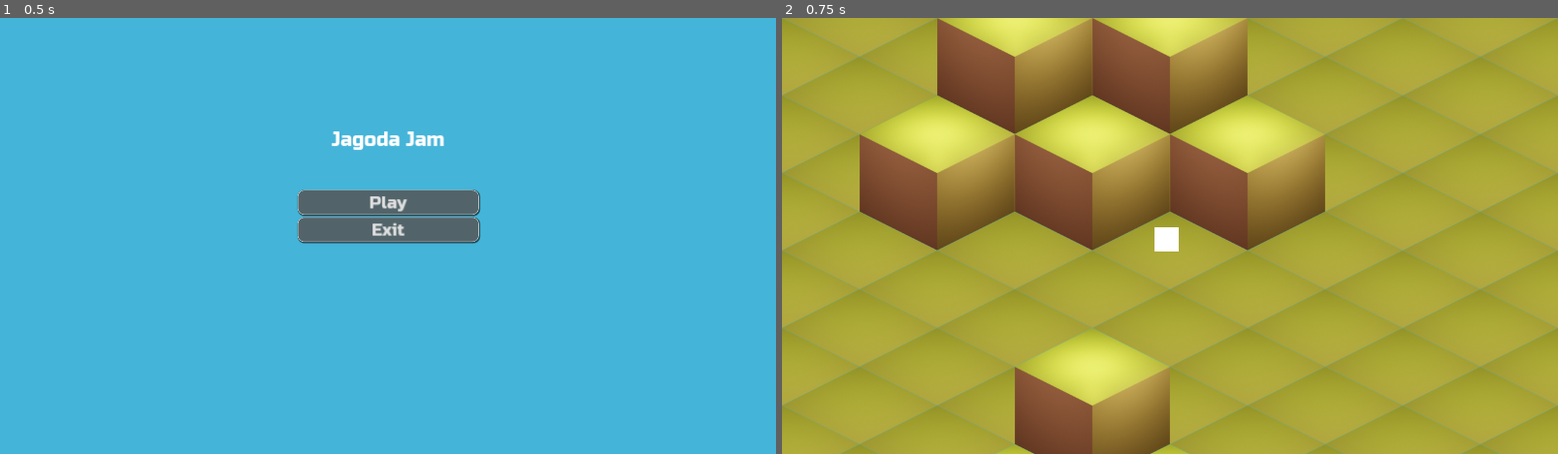
Above: before the commit, frames 1-2 (left to right).
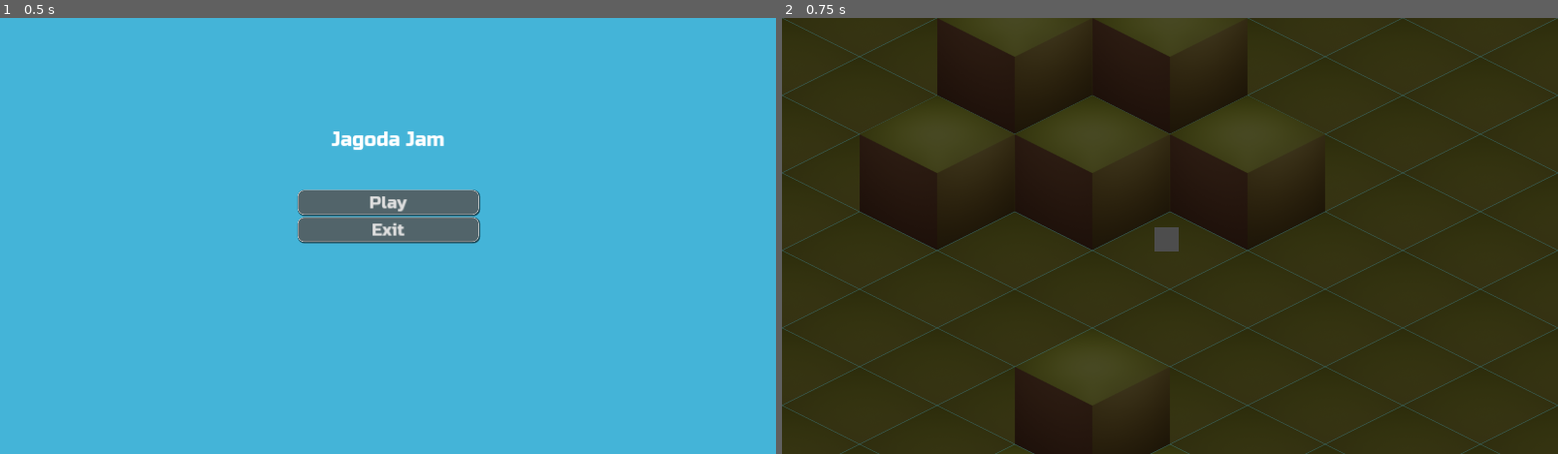
Above: after the commit, the same moments.

Repository: lorentzo/jagoda-jam
Game: Godot game, scene res://Scenes/MainMenu.tscn
The game is run twice, just before and just after one commit, with the same random seed, the same clock (stepped at 60 frames per second) and the same inputs.
Inputs:
- Up to frame 1 (0.5 s): no input
- Up to frame 2 (0.75 s): click "Play" at 0.5 s

Frame 1 is identical in both runs. In frame 2, 100% of the frame differs, in the area x 0-100%, y 0-100%.

Commit message:
Add a canvas modulation used during the in-game day

Diff:
--- /dev/null
+++ b/jagoda/Scenes/Game.gd
@@ -0,0 +1,16 @@
+extends Node2D
+
+const DAY_LENGTH_MINUTES: int = 7
+const DAY_LENGTH_SECONDS: int = DAY_LENGTH_MINUTES * 60
+const MIN_LUMINANCE: float = 0.3
+const MAX_LUMINANCE: float = 1.0
+const LUMINANCE_RANGE: float = MAX_LUMINANCE - MIN_LUMINANCE
+
+@onready var canvas_modulate: CanvasModulate = $CanvasModulate
+
+var time_passed = 0
+
+func _process(delta):
+	var sun_intensity = sin(time_passed / DAY_LENGTH_SECONDS * PI)
+	canvas_modulate.color.v = sun_intensity * LUMINANCE_RANGE + MIN_LUMINANCE
+	time_passed += delta
--- a/jagoda/Scenes/Game.tscn
+++ b/jagoda/Scenes/Game.tscn
@@ -1,8 +1,10 @@
-[gd_scene load_steps=2 format=3 uid="uid://nh83q11yvjf3"]
+[gd_scene load_steps=3 format=3 uid="uid://nh83q11yvjf3"]
 
 [ext_resource type="TileSet" uid="uid://w0c2ecnn5xx8" path="res://Assets/Tiles/TilesBlocking/TilesBlockingTileMap.tres" id="1_0fixn"]
+[ext_resource type="Script" path="res://Scenes/Game.gd" id="1_fxwml"]
 
 [node name="Game" type="Node2D"]
+script = ExtResource("1_fxwml")
 
 [node name="TileMap" type="TileMap" parent="."]
 y_sort_enabled = true
@@ -18,3 +20,5 @@
 offset_bottom = 385.0
 size_flags_horizontal = 4
 size_flags_vertical = 4
+
+[node name="CanvasModulate" type="CanvasModulate" parent="."]
